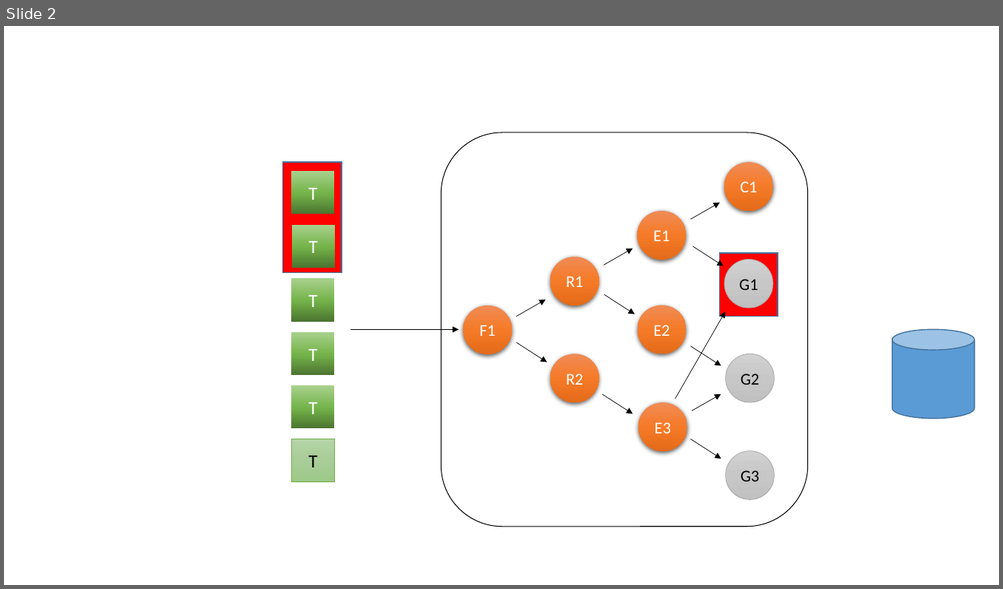
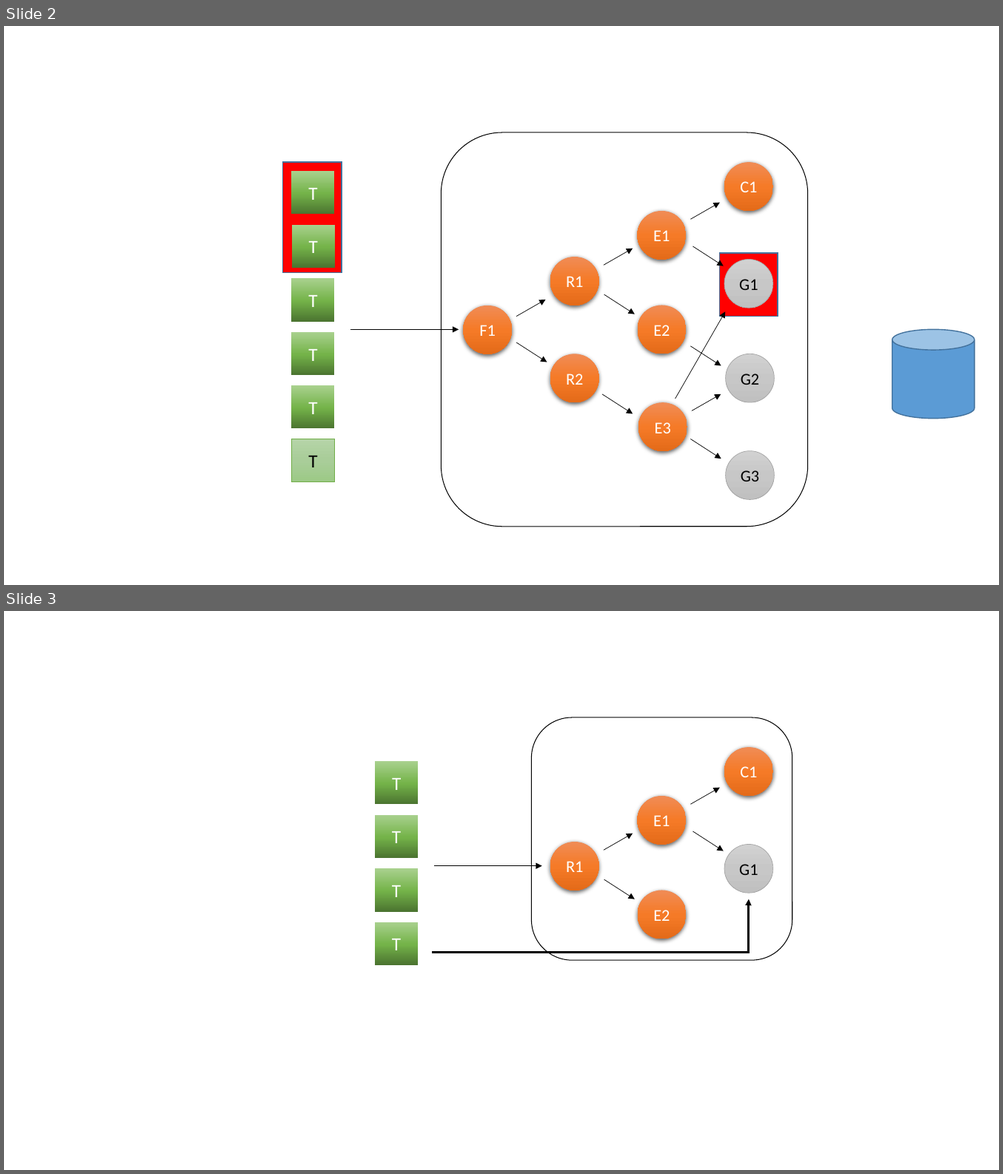
Before and after one commit to linus123/Mentoring-Resources, a slide deck: src/TestDoubles/TestDoubleImages.pptx. Shown one above the other, each under a label of ours: slide 2 before the commit, slides 2 and 3 after it. The pictures are 1003x589 and 1003x1174 pixels, drawn with LibreOffice and Linux fonts; fonts in the diff are those of the drawing. Boxes give left, top, right and bottom in pixels: in the first picture for what was removed or moved away, otherwise in the second. Text is boxed around its words. In the diff, an @@ line names an element or a change of style, - is before the commit and + after.

```diff
--- a/src/TestDoubles/TestDoubleImages.pptx
+++ b/src/TestDoubles/TestDoubleImages.pptx
@@ slide 3 added at (4, 611, 999, 1170), background #FFFFFF @@
@@ rounded rectangle added at (532, 718, 793, 961), outline #000000 0.75 pt @@
@@ rectangle added at (375, 761, 418, 804), fill gradient #4B7430 to #74B349 to #A9D18E, 18 pt, text #FFFFFF @@
+T
@@ ellipse added at (724, 748, 772, 796), fill gradient #F18C57 to #F67B28 to #E56C19, 16 pt, text #FFFFFF @@
+C1
@@ arrow added from (691, 804) to (720, 788), #000000 0.5 pt @@
@@ ellipse added at (637, 796, 686, 845), fill gradient #F18C57 to #F67B28 to #E56C19, 16 pt, text #FFFFFF @@
+E1
@@ rectangle added at (375, 815, 418, 858), fill gradient #4B7430 to #74B349 to #A9D18E, 18 pt, text #FFFFFF @@
+T
@@ arrow added from (693, 832) to (723, 851), #000000 0.5 pt @@
@@ ellipse added at (550, 843, 599, 891), fill gradient #F18C57 to #F67B28 to #E56C19, 16 pt, text #FFFFFF @@
+R1
@@ arrow added from (603, 851) to (633, 833), #000000 0.5 pt @@
@@ ellipse added at (724, 845, 772, 893), fill gradient #D2D2D2 to #C8C8C8 to #C0C0C0, outline #A5A5A5 0.5 pt, 16 pt, text #000000 @@
+G1
@@ rectangle added at (375, 869, 418, 911), fill gradient #4B7430 to #74B349 to #A9D18E, 18 pt, text #FFFFFF @@
+T
@@ arrow added from (434, 866) to (542, 866), #000000 0.5 pt @@
@@ arrow added from (604, 880) to (634, 900), #000000 0.5 pt @@
@@ ellipse added at (637, 890, 686, 939), fill gradient #F18C57 to #F67B28 to #E56C19, 16 pt, text #FFFFFF @@
+E2
@@ elbow arrow added from (432, 953) to (748, 900), #000000 2 pt @@
@@ rectangle added at (375, 922, 418, 965), fill gradient #4B7430 to #74B349 to #A9D18E, 18 pt, text #FFFFFF @@
+T
```
Also in this commit, not shown: 2 other files.
